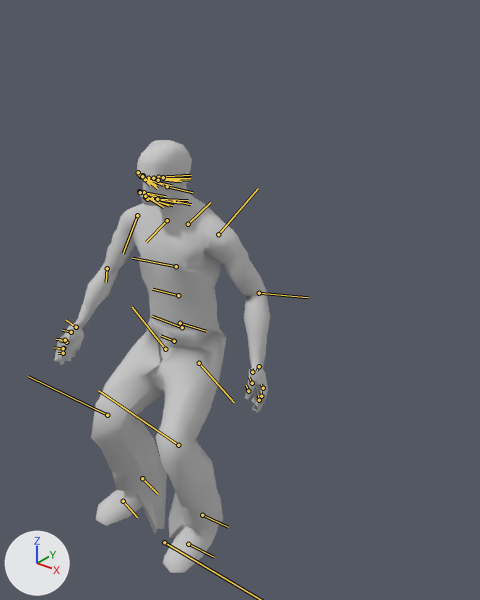
Before and after pictures for a commit that changed the FBX model assets/carl/jump.fbx.
The view is the same before and after, from a 50 mm lens placed at (1.62, -2.78, 2.13), pointed at (-0.04, -0.69, 0.83). The lights are fixed; the arrows at lower left show +X, +Y and +Z. The older version comes first. Both versions are drawn at frame 41 of the action 'mixamo.com'; the numbers are the values there. The bones that bend it are drawn over the model as lines.
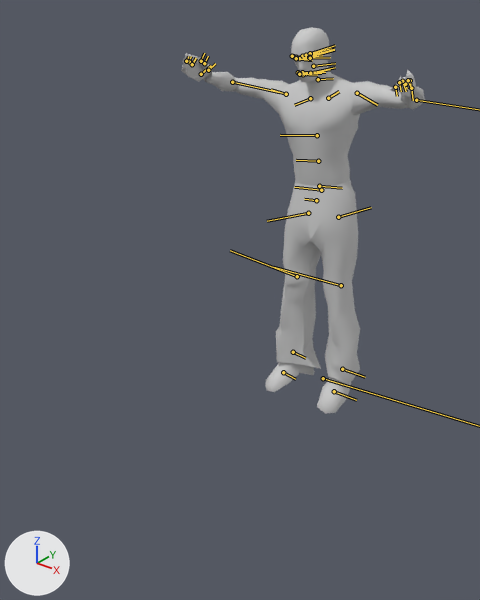
Changed parts and their boxes (x1, y1, x2, y2) in the pictures (480 x 600 px):
'Object001', posed (13% wider, 11% shorter)
    before: (54, 140, 270, 573)
    after: (181, 27, 425, 414)
bone 'leg left thigh', root to tip
    before: (199, 363) to (234, 402)
    after: (338, 217) to (371, 207)
bone 'leg left knee', root to tip
    before: (178, 445) to (98, 390)
    after: (341, 285) to (273, 267)
bone 'leg left ankle', root to tip
    before: (202, 515) to (228, 527)
    after: (342, 369) to (365, 377)
bone 'leg right thigh', root to tip
    before: (165, 349) to (132, 307)
    after: (308, 213) to (267, 221)
bone 'leg right knee', root to tip
    before: (107, 415) to (28, 376)
    after: (297, 276) to (230, 250)
bone 'leg right ankle', root to tip
    before: (142, 478) to (158, 494)
    after: (293, 352) to (305, 358)
bone 'spine lower', root to tip
    before: (180, 323) to (206, 331)
    after: (319, 186) to (342, 188)
bone 'spine middle', root to tip
    before: (178, 295) to (152, 289)
    after: (318, 161) to (296, 160)
bone 'spine upper', root to tip
    before: (176, 266) to (132, 258)
    after: (317, 135) to (280, 135)
bone 'head neck lower', root to tip
    before: (174, 201) to (191, 204)
    after: (318, 79) to (333, 78)
bone 'head neck upper', root to tip
    before: (167, 186) to (192, 192)
    after: (313, 66) to (335, 63)
bone 'head jaw', root to tip
    before: (163, 177) to (181, 181)
    after: (310, 58) to (330, 57)
bone 'arm left shoulder 1', root to tip
    before: (188, 224) to (210, 202)
    after: (328, 98) to (339, 91)
bone 'arm left shoulder 2', root to tip
    before: (218, 234) to (258, 188)
    after: (357, 93) to (377, 105)
bone 'arm left wrist', root to tip
    before: (259, 366) to (257, 370)
    after: (411, 88) to (413, 100)
bone 'arm left finger 2a', root to tip
    before: (263, 388) to (261, 384)
    after: (410, 80) to (411, 89)
bone 'arm left finger 2b', root to tip
    before: (261, 396) to (261, 391)
    after: (408, 80) to (410, 85)
bone 'arm left finger 1a', root to tip
    before: (252, 372) to (251, 368)
    after: (402, 81) to (406, 91)
bone 'arm right shoulder 1', root to tip
    before: (167, 220) to (146, 242)
    after: (310, 98) to (294, 105)
bone 'arm right shoulder 2', root to tip
    before: (137, 215) to (123, 253)
    after: (286, 94) to (271, 89)
bone 'arm right elbow', root to tip
    before: (107, 268) to (106, 282)
    after: (232, 82) to (280, 92)
bone 'arm right wrist', root to tip
    before: (76, 327) to (66, 320)
    after: (201, 74) to (211, 65)
bone 'arm right finger 2a', root to tip
    before: (66, 342) to (59, 340)
    after: (192, 64) to (196, 58)
bone 'arm right finger 1a', root to tip
    before: (71, 332) to (62, 330)
    after: (208, 70) to (215, 63)

The change in detail:
Bone 'root ground' (bone_root_ground) moves from (-2.9, -1.6, -49.4) to (5.0, 1.0, -1.2).
Bone 'root ground' (bone_root_ground) turns from (4, -10, 1) to (1, -3, -5) degrees about its own x, y and z.
Bone 'leg left thigh' (bone_leg_left_thigh) turns from (-4, -23, -44) to (-10, -1, -2) degrees about its own x, y and z.
Bone 'leg left knee' (bone_leg_left_knee) turns from (-25, -67, 45) to (3, -5, 0) degrees about its own x, y and z.
Bone 'leg left ankle' (bone_leg_left_ankle) turns from (4, -14, -6) to (-10, 18, -7) degrees about its own x, y and z.
Bone 'leg right thigh' (bone_leg_right_thigh) turns from (8, -14, 42) to (11, -4, 3) degrees about its own x, y and z.
Bone 'leg right knee' (bone_leg_right_knee) turns from (32, -70, -38) to (8, -10, 3) degrees about its own x, y and z.
Bone 'leg right ankle' (bone_leg_right_ankle) turns from (5, -19, 3) to (16, 18, 11) degrees about its own x, y and z.
Bone 'spine lower' (bone_spine_lower) turns from (3, 11, -1) to (3, 5, 0) degrees about its own x, y and z.
Bone 'spine middle' (bone_spine_middle) turns from (1, -4, 0) to (1, -2, 0) degrees about its own x, y and z.
Bone 'spine upper' (bone_spine_upper) turns from (1, -4, 1) to (1, -2, 1) degrees about its own x, y and z.
Bone 'head neck lower' (bone_head_neck_lower) turns from (-3, 3, 0) to (0, 7, -2) degrees about its own x, y and z.
Bone 'head neck upper' (bone_head_neck_upper) turns from (-2, 3, -2) to (1, 7, -1) degrees about its own x, y and z.
Bone 'head jaw' (bone_head_jaw) turns from (14, -20, -12) to (0, -12, -7) degrees about its own x, y and z.
Bone 'arm left shoulder 1' (bone_arm_left_shoulder_1) turns from (10, 9, -8) to (0, -3, 4) degrees about its own x, y and z.
Bone 'arm left shoulder 2' (bone_arm_left_shoulder_2) turns from (3, 56, 6) to (-25, 8, -6) degrees about its own x, y and z.
Bone 'arm left elbow' (bone_arm_left_elbow) turns from (2, -2, -40) to (3, -1, -71) degrees about its own x, y and z.
Bone 'arm left wrist' (bone_arm_left_wrist) turns from (-53, -23, 6) to (-59, -33, -10) degrees about its own x, y and z.
Bone 'arm left finger 2a' (bone_arm_left_finger_2a) turns from (-6, -9, 14) to (-6, -16, 14) degrees about its own x, y and z.
Bone 'arm left finger 2b' (bone_arm_left_finger_2b) turns from (-3, -2, 18) to (-3, 5, 27) degrees about its own x, y and z.
Bone 'arm left finger 1a' (bone_arm_left_finger_1a) turns from (-6, 3, 51) to (-5, 6, 62) degrees about its own x, y and z.
Bone 'arm right shoulder 1' (bone_arm_right_shoulder_1) turns from (-9, 7, -2) to (0, -3, -6) degrees about its own x, y and z.
Bone 'arm right shoulder 2' (bone_arm_right_shoulder_2) turns from (4, 42, 30) to (17, -14, 17) degrees about its own x, y and z.
Bone 'arm right elbow' (bone_arm_right_elbow) turns from (-1, -3, 19) to (-3, -1, 70) degrees about its own x, y and z.
Bone 'arm right wrist' (bone_arm_right_wrist) turns from (58, -24, -5) to (60, -48, 4) degrees about its own x, y and z.
Bone 'arm right finger 2a' (bone_arm_right_finger_2a) turns from (0, -24, 2) to (1, -18, 1) degrees about its own x, y and z.
Bone 'arm right finger 1a' (bone_arm_right_finger_1a) turns from (3, -11, -36) to (2, -14, -33) degrees about its own x, y and z.
